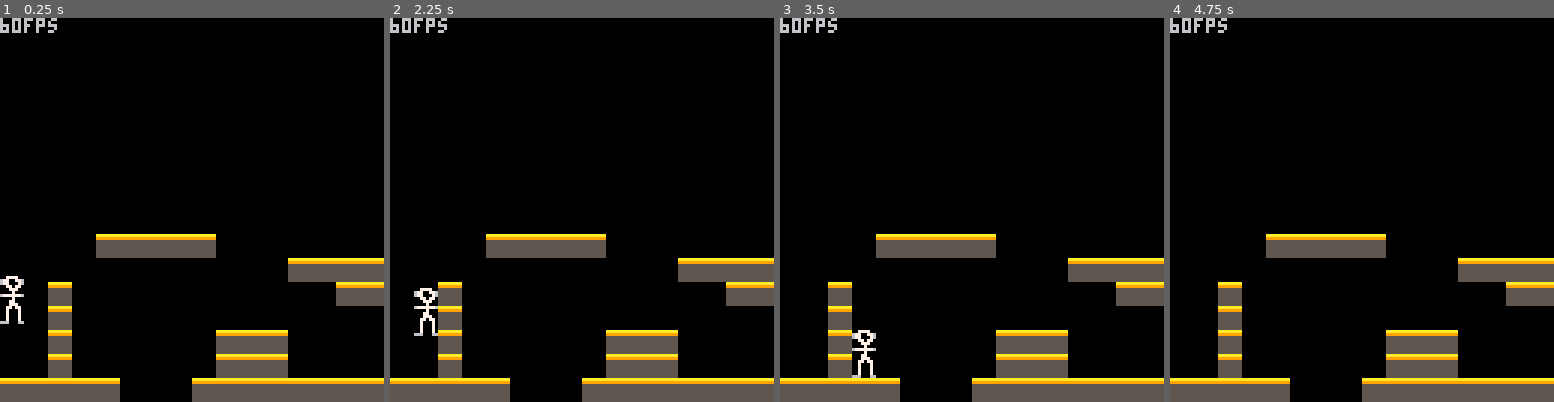
Above: before the commit, frames 1-4 (left to right).
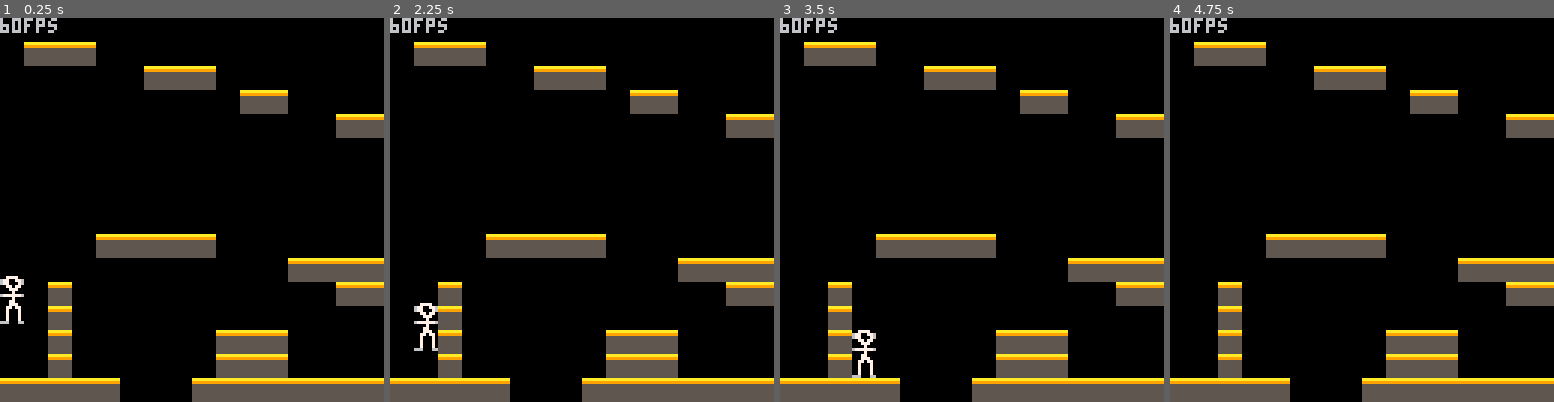
Above: after the commit, the same moments.

Repository: nsatragno/pico8-carts
Game: PICO-8 cartridge space_kludge/space_kludge.p8
The game is run twice, just before and just after one commit, with the same random seed, the same clock (stepped at 60 frames per second) and the same inputs.
Inputs:
- Up to frame 1 (0.25 s): no input
- Up to frame 2 (2.25 s): hold Right 1.6-2.1 s; hold Up from 2.15 s (still down)
- Up to frame 3 (3.5 s): release Up at 2.42 s; hold Right 2.47-3.03 s; hold Left from 3.08 s (still down)
- Up to frame 4 (4.75 s): release Left at 3.58 s; hold Right 4.02-4.68 s; hold Up from 4.73 s (still down)

The runs differ from the first frame. In frame 1, 3.9% of the frame differs, in the area x 6-100%, y 6-32%; in frame 2, 4.4%, in the area x 6-100%, y 6-87%; in frame 3, 3.9%; in frame 4, 3.9%.

Commit message:
[kludge] Better jump.

Diff:
--- a/space_kludge/space_kludge.p8
+++ b/space_kludge/space_kludge.p8
@@ -10,6 +10,9 @@
     y = 70,
     dx = 0,
     dy = 0.2,
+
+    -- the number of frames you can hold the jump button to go higher
+    jump_ticks = 0,
 
     draw = function(self)
       spr(0, self.x, self.y, 1, 2)
@@ -36,11 +39,12 @@
       for point in all(points) do
         -- vertical collisions
         if g_map:is_solid(point.x, point.y + sgn(self.dy)) then
-          self.y = flr((self.y + self.dy) / 8) * 8
+          local tile_y = g_map:clamp(point.x, point.y + sgn(self.dy)).y
           if self.dy < 0 then
             -- hit a ceiling
-            self.y += 8
+            self.y = tile_y + 8
           else
+            self.y = tile_y - 16
             -- hit a floor
             on_floor = true
           end
@@ -62,7 +66,15 @@
       self.y += self.dy
 
       if btn(⬆️) and on_floor then
-        self.dy = -3
+        -- jump
+        self.jump_ticks = 15
+      end
+
+      if self.jump_ticks > 0 then
+        self.jump_ticks -= 1
+        if btn(⬆️) then
+          self.dy = -1.8
+        end
       end
     end,  -- player:update
   }
@@ -79,6 +91,10 @@
       local sprite = mget(x \ 8, y \ 8)
       return fget(sprite, 0)
     end,  -- map:is_solid
+
+    clamp = function(self, x, y)
+      return { x = (x \ 8) * 8, y = (y \ 8) * 8 }
+    end,  -- map:coordinates_for
   }
 end  -- _init()
 
@@ -118,21 +134,21 @@
 0000000000000000000000000000000000000000000000000000000000000000000000000000000000000000000000000000000000000000000000000000000000000000000000000000000000000000000000000000000000000000000000000000000000000000000000000000000000000000000000000000000000000000
 __map__
 0000000000000000000000000000000000000000000000000000000000000000000000000000000000000000000000000000000000000000000000000000000000000000000000000000000000000000000000000000000000000000000000000000000000000000000000000000000000000000000000000000000000000000
+0001010100000000000000000000000000000000000000000000000000000000000000000000000000000000000000000000000000000000000000000000000000000000000000000000000000000000000000000000000000000000000000000000000000000000000000000000000000000000000000000000000000000000
+0000000000000101010000000000000000000000000000000000000000000000000000000000000000000000000000000000000000000000000000000000000000000000000000000000000000000000000000000000000000000000000000000000000000000000000000000000000000000000000000000000000000000000
+0000000000000000000001010000000000000000000000000000000000000000000000000000000000000000000000000000000000000000000000000000000000000000000000000000000000000000000000000000000000000000000000000000000000000000000000000000000000000000000000000000000000000000
+0000000000000000000000000000010101000000000000000000000000000000000000000000000000000000000000000000000000000000000000000000000000000000000000000000000000000000000000000000000000000000000000000000000000000000000000000000000000000000000000000000000000000000
+0000000000000000000000000000000000000000000000000000000000000000000000000000000000000000000000000000000000000000000000000000000000000000000000000000000000000000000000000000000000000000000000000000000000000000000000000000000000000000000000000000000000000000
+0000000000000000000000000000000000000101010100000000000000000000000000000000000000000000000000000000000000000000000000000000000000000000000000000000000000000000000000000000000000000000000000000000000000000000000000000000000000000000000000000000000000000000
 0000000000000000000000000000000000000000000000000000000000000000000000000000000000000000000000000000000000000000000000000000000000000000000000000000000000000000000000000000000000000000000000000000000000000000000000000000000000000000000000000000000000000000
 0000000000000000000000000000000000000000000000000000000000000000000000000000000000000000000000000000000000000000000000000000000000000000000000000000000000000000000000000000000000000000000000000000000000000000000000000000000000000000000000000000000000000000
-0000000000000000000000000000000000000000000000000000000000000000000000000000000000000000000000000000000000000000000000000000000000000000000000000000000000000000000000000000000000000000000000000000000000000000000000000000000000000000000000000000000000000000
-0000000000000000000000000000000000000000000000000000000000000000000000000000000000000000000000000000000000000000000000000000000000000000000000000000000000000000000000000000000000000000000000000000000000000000000000000000000000000000000000000000000000000000
-0000000000000000000000000000000000000000000000000000000000000000000000000000000000000000000000000000000000000000000000000000000000000000000000000000000000000000000000000000000000000000000000000000000000000000000000000000000000000000000000000000000000000000
-0000000000000000000000000000000000000000000000000000000000000000000000000000000000000000000000000000000000000000000000000000000000000000000000000000000000000000000000000000000000000000000000000000000000000000000000000000000000000000000000000000000000000000
-0000000000000000000000000000000000000000000000000000000000000000000000000000000000000000000000000000000000000000000000000000000000000000000000000000000000000000000000000000000000000000000000000000000000000000000000000000000000000000000000000000000000000000
-0000000000000000000000000000000000000000000000000000000000000000000000000000000000000000000000000000000000000000000000000000000000000000000000000000000000000000000000000000000000000000000000000000000000000000000000000000000000000000000000000000000000000000
-0000000001010101010000000000000000000000000000000000000000000000000000000000000000000000000000000000000000000000000000000000000000000000000000000000000000000000000000000000000000000000000000000000000000000000000000000000000000000000000000000000000000000000
+0000000001010101010000000000000000000000000000010101010000000000000000000000000000000000000000000000000000000000000000000000000000000000000000000000000000000000000000000000000000000000000000000000000000000000000000000000000000000000000000000000000000000000
 0000000000000000000000000101010100000000000000000000000000000000000000000000000000000000000000000000000000000000000000000000000000000000000000000000000000000000000000000000000000000000000000000000000000000000000000000000000000000000000000000000000000000000
 0000010000000000000000000000010100000000000000000000000000000000000000000000000000000000000000000000000000000000000000000000000000000000000000000000000000000000000000000000000000000000000000000000000000000000000000000000000000000000000000000000000000000000
-0000010000000000000000000000000000000000000000000000000000000000000000000000000000000000000000000000000000000000000000000000000000000000000000000000000000000000000000000000000000000000000000000000000000000000000000000000000000000000000000000000000000000000
-0000010000000000000101010000000000000000000000000000000000000000000000000000000000000000000000000000000000000000000000000000000000000000000000000000000000000000000000000000000000000000000000000000000000000000000000000000000000000000000000000000000000000000
-0000010000000000000101010000000000000000000000000000000000000000000000000000000000000000000000000000000000000000000000000000000000000000000000000000000000000000000000000000000000000000000000000000000000000000000000000000000000000000000000000000000000000000
-0101010101000000010101010101010101010101010101000000000000000000000000000000000000000000000000000000000000000000000000000000000000000000000000000000000000000000000000000000000000000000000000000000000000000000000000000000000000000000000000000000000000000000
+0000010000000000000000000000000000000000000000000000000001010100000000000000000000000000000000000000000000000000000000000000000000000000000000000000000000000000000000000000000000000000000000000000000000000000000000000000000000000000000000000000000000000000
+0000010000000000000101010000000000000000000000000000000000000101000000000000000000000000000000000000000000000000000000000000000000000000000000000000000000000000000000000000000000000000000000000000000000000000000000000000000000000000000000000000000000000000
+0000010000000000000101010000000000000000000000000000000000000101000000000000000000000000000000000000000000000000000000000000000000000000000000000000000000000000000000000000000000000000000000000000000000000000000000000000000000000000000000000000000000000000
+0101010101000000010101010101010101010101010101010101010101010100000000000000000000000000000000000000000000000000000000000000000000000000000000000000000000000000000000000000000000000000000000000000000000000000000000000000000000000000000000000000000000000000
 0000000000000000000000000000000000000000000000000000000000000000000000000000000000000000000000000000000000000000000000000000000000000000000000000000000000000000000000000000000000000000000000000000000000000000000000000000000000000000000000000000000000000000
 0000000000000000000000000000000000000000000000000000000000000000000000000000000000000000000000000000000000000000000000000000000000000000000000000000000000000000000000000000000000000000000000000000000000000000000000000000000000000000000000000000000000000000
 0000000000000000000000000000000000000000000000000000000000000000000000000000000000000000000000000000000000000000000000000000000000000000000000000000000000000000000000000000000000000000000000000000000000000000000000000000000000000000000000000000000000000000
